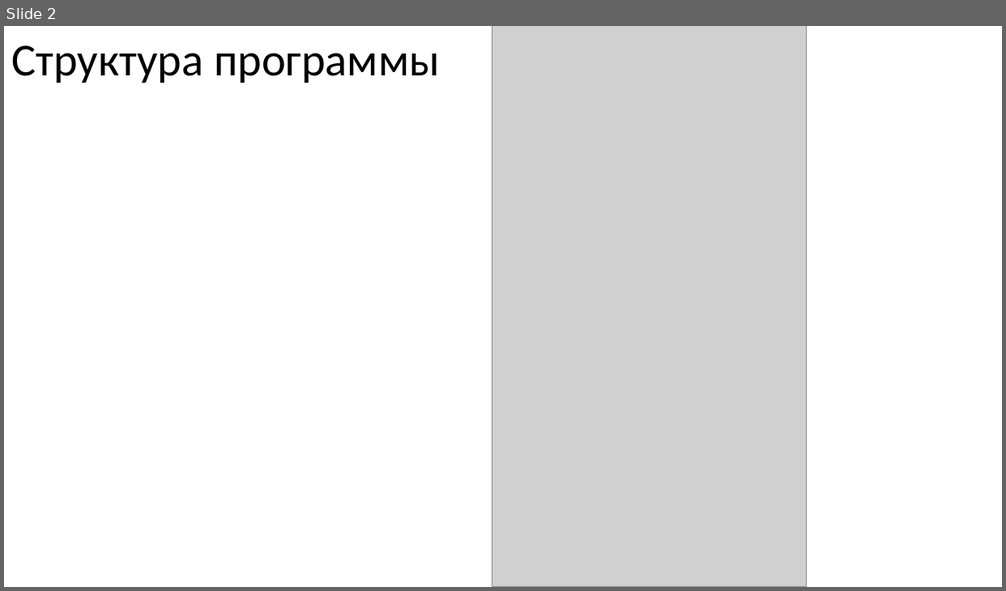
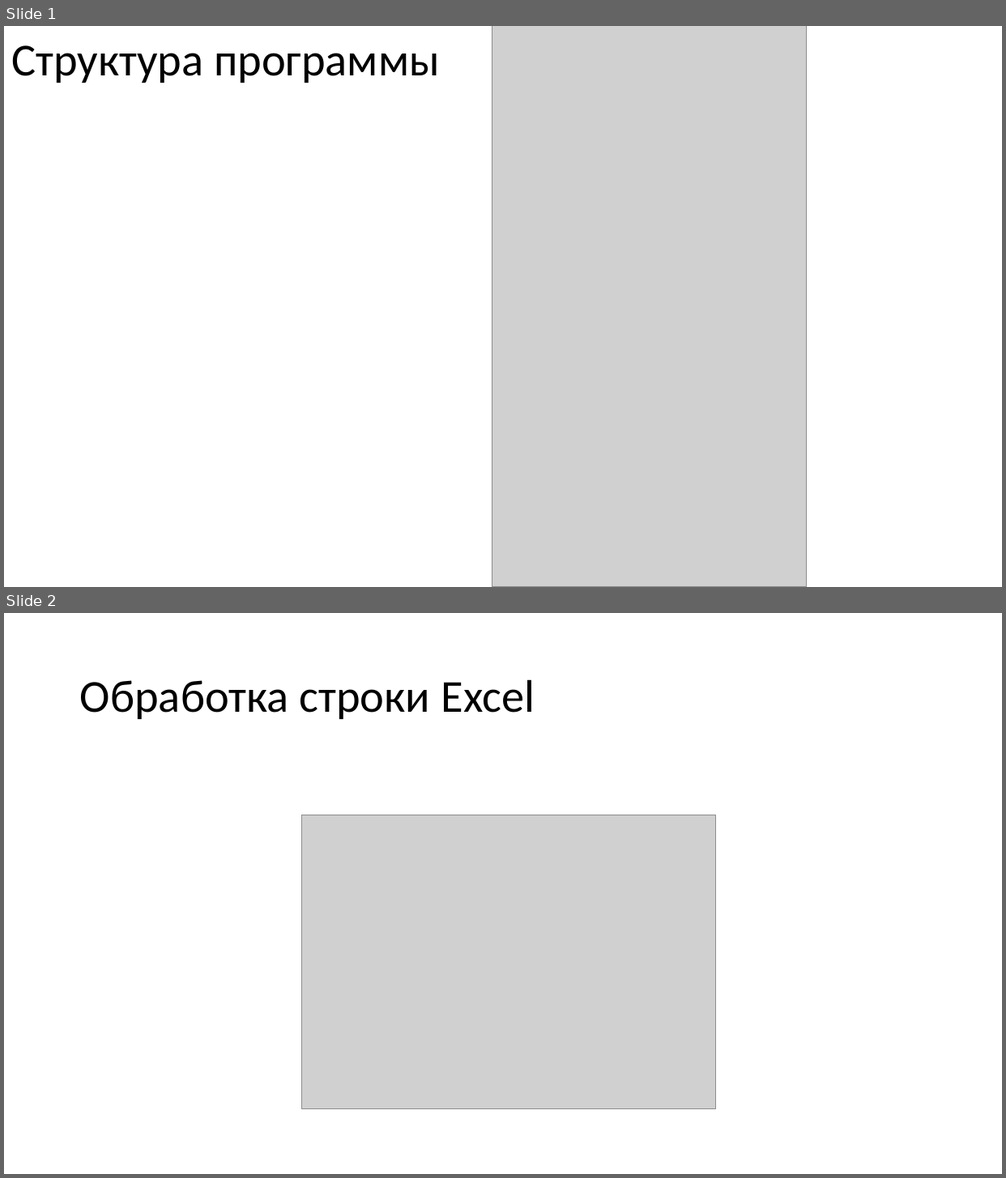
Before and after one commit to KsQRooW/-hackathon-serverchallenge, a slide deck: docs/checkpoint2.pptx. Shown one above the other, each under a label of ours: slide 2 before the commit, slides 1 and 2 after it. The pictures are 1006x591 and 1006x1178 pixels, drawn with LibreOffice and Linux fonts; fonts in the diff are those of the drawing; grey boxes stand for pictures. Boxes give left, top, right and bottom in pixels: in the first picture for what was removed or moved away, otherwise in the second. Text is boxed around its words. In the diff, an @@ line names an element or a change of style, - is before the commit and + after.

```diff
--- a/docs/checkpoint2.pptx
+++ b/docs/checkpoint2.pptx
@@ slide 2 added at box(4, 613, 1002, 1174), background #FFFFFF @@
@@ title added at box(80, 679, 535, 719), 44 pt, text #000000 @@
+Обработка строки Excel
@@ picture added at box(302, 815, 716, 1109) @@
@@ what was slide 2 is now slide 1 @@
```
Also in this commit, not shown: 2 slides changed, 8 other slides added, 6 slides removed, 1 other file.
